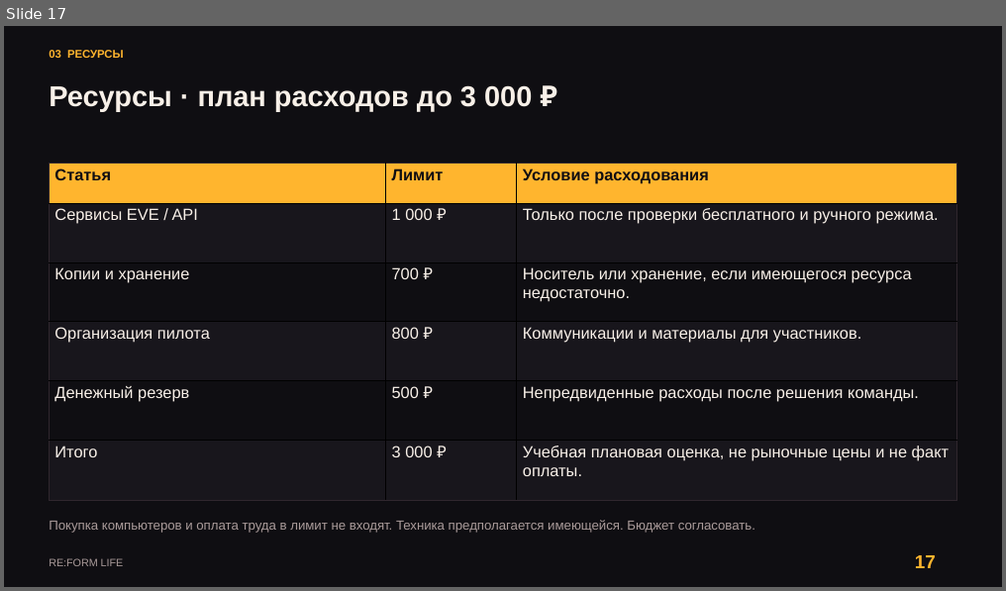
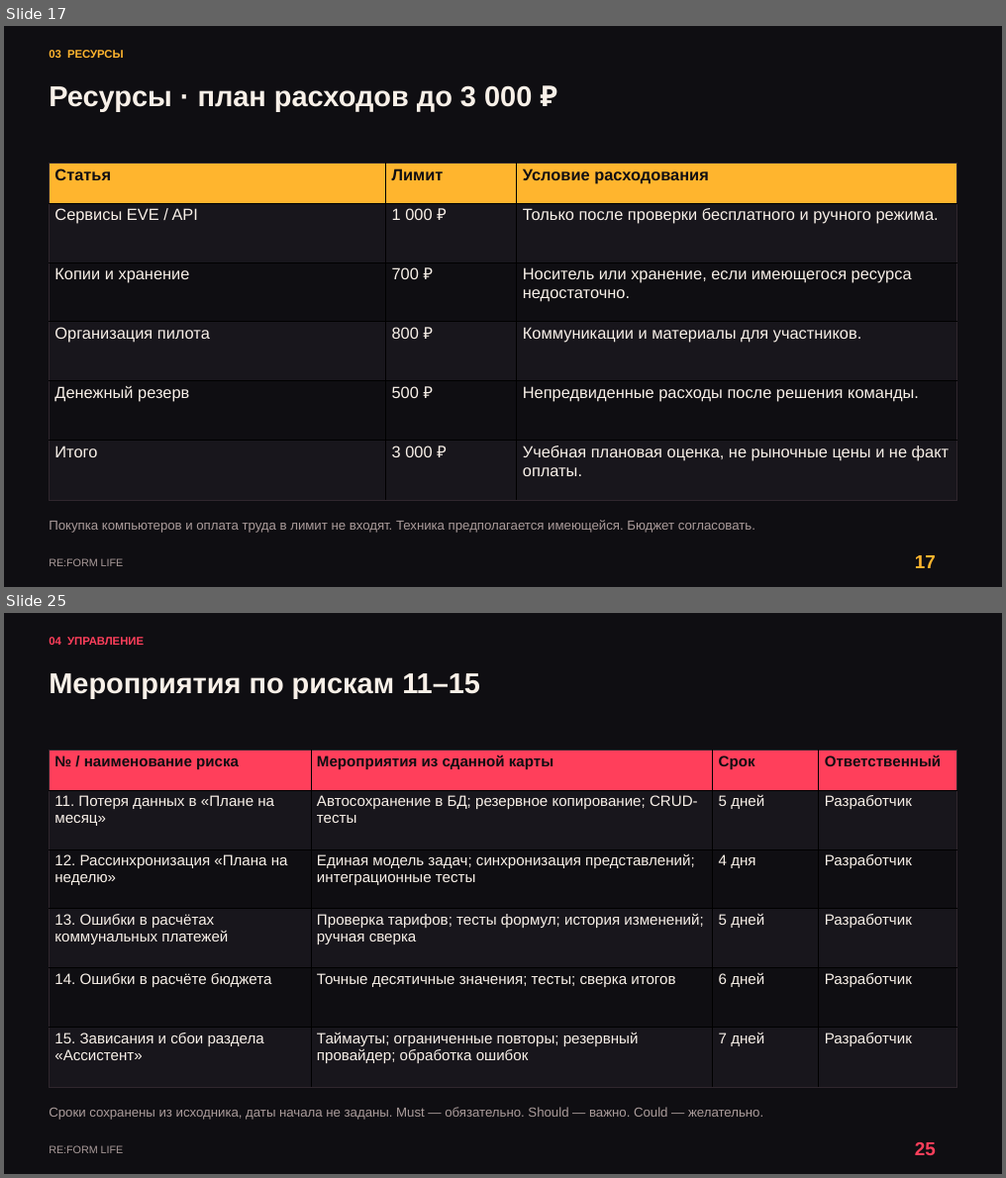
Before and after one commit to kartaamigo/RE-FORM-LIFE, a slide deck: docs/project-plan/RE_FORM_LIFE_Reviewed_Design.pptx. Shown one above the other, each under a label of ours: slide 17 before the commit, slides 17 and 25 after it; the slides between them are not shown. The pictures are 1006x591 and 1006x1178 pixels, drawn with LibreOffice and Linux fonts; fonts in the diff are those of the drawing. Boxes give left, top, right and bottom in pixels: in the first picture for what was removed or moved away, otherwise in the second. Text is boxed around its words. In the diff, an @@ line names an element or a change of style, - is before the commit and + after.

```diff
--- a/docs/project-plan/RE_FORM_LIFE_Reviewed_Design.pptx
+++ b/docs/project-plan/RE_FORM_LIFE_Reviewed_Design.pptx
@@ slide 25 added at box(4, 613, 1002, 1174), background #0F0E12 @@
@@ text added at box(49, 637, 144, 645), 13.5 pt, text #FF3F5B, bold @@
+04 УПРАВЛЕНИЕ
@@ text added at box(49, 673, 480, 699), 34.5 pt, text #F8F0E8, bold @@
+Мероприятия по рискам 11–15
@@ table added at box(49, 750, 957, 1086), 6 rows, 4 columns @@
+№ / наименование риска | Мероприятия из сданной карты | Срок | Ответственный
+11. Потеря данных в «Плане на месяц» | Автосохранение в БД; резервное копирование; CRUD-тесты | 5 дней | Разработчик
+12. Рассинхронизация «Плана на неделю» | Единая модель задач; синхронизация представлений; интеграционные тесты | 4 дня | Разработчик
+13. Ошибки в расчётах коммунальных платежей | Проверка тарифов; тесты формул; история изменений; ручная сверка | 5 дней | Разработчик
+14. Ошибки в расчёте бюджета | Точные десятичные значения; тесты; сверка итогов | 6 дней | Разработчик
+15. Зависания и сбои раздела «Ассистент» | Таймауты; ограниченные повторы; резервный провайдер; обработка ошибок | 7 дней | Разработчик
@@ text added at box(49, 1107, 763, 1120), 15.8 pt, text #AA9B9A @@
+Сроки сохранены из исходника, даты начала не заданы. Must — обязательно. Should — важно. Could — желательно.
@@ text added at box(49, 1146, 124, 1154), 12.8 pt, text #AA9B9A @@
+RE:FORM LIFE
@@ text added at box(915, 1143, 936, 1156), 22.5 pt, text #FF3F5B, bold @@
+25
```
Also in this commit, not shown: 21 slides changed, 6 other slides added, 2 slides removed, 3 other files.
